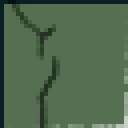
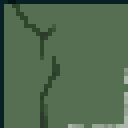
Layered file, before and after one edit (128px x 128px). Changes by layer:
"Pasted Layer #1": opacity 56% → 47%, painted on it over [left=8, top=0, right=72, bottom=128]
painted on "Layer" over [left=8, top=12, right=128, bottom=128]
